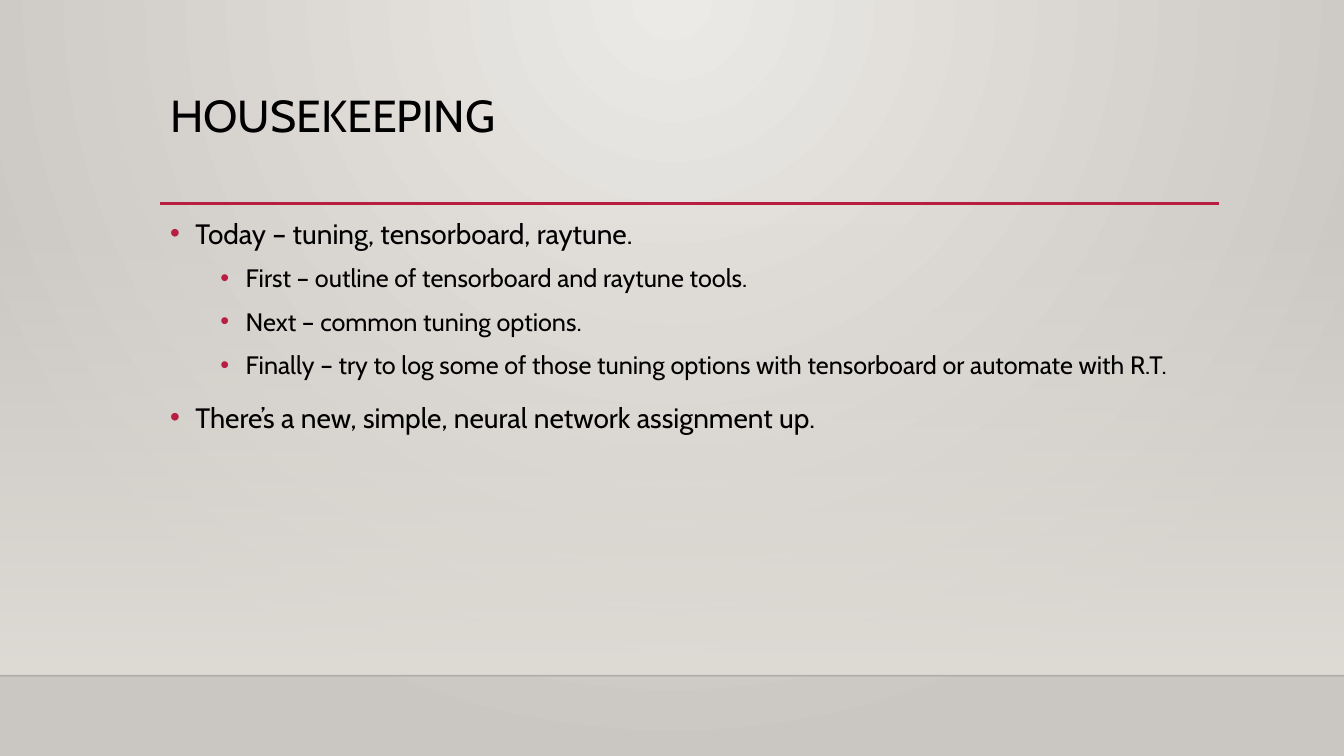
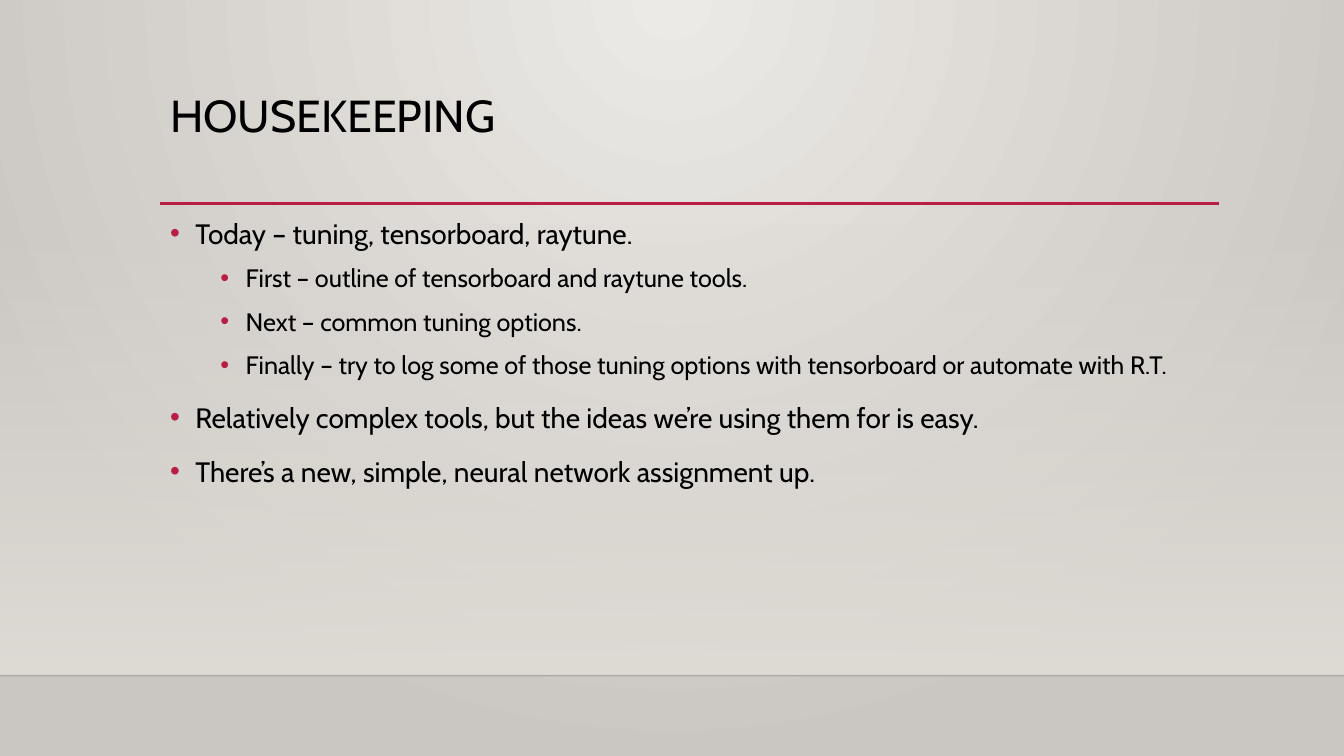
Before and after one commit to AkeemSemperDataScience/Intro_to_Machine_Learning_Students, a slide deck: slide 1 of reference_content/Slides/pytorch_optimization.pptx. Drawn at 1344x756 pixels with LibreOffice and Linux fonts; fonts in the diff are those of the drawing; background and template pictures are left out. Boxes give left, top, right and bottom in pixels: in the first picture for what was removed or moved away, otherwise in the second. Text is boxed around its words. In the diff, an @@ line names an element or a change of style, - is before the commit and + after.

```diff
--- a/reference_content/Slides/pytorch_optimization.pptx
+++ b/reference_content/Slides/pytorch_optimization.pptx
@@ text at (x1=195, y1=407, x2=978, y2=434): paragraph added @@
+• Relatively complex tools, but the ideas we’re using them for is easy.
```
Also in this commit, not shown: 1 other slide changed, 5 slides added, 1 slide removed, 1 other file.
